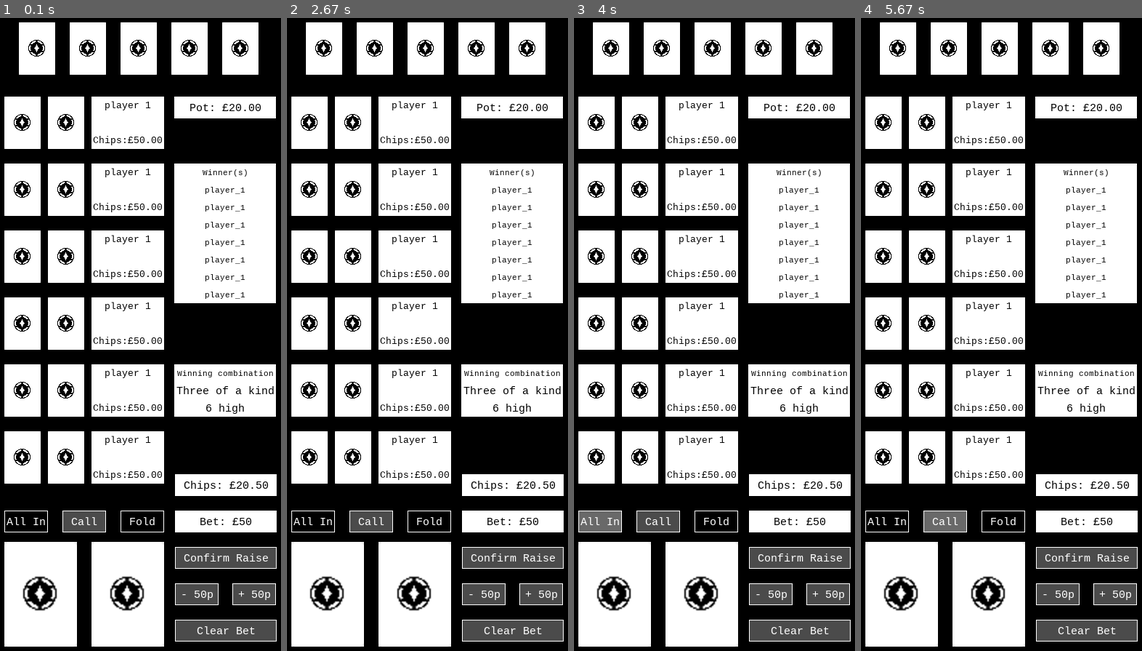
Above: before the commit, frames 1-4 (left to right).
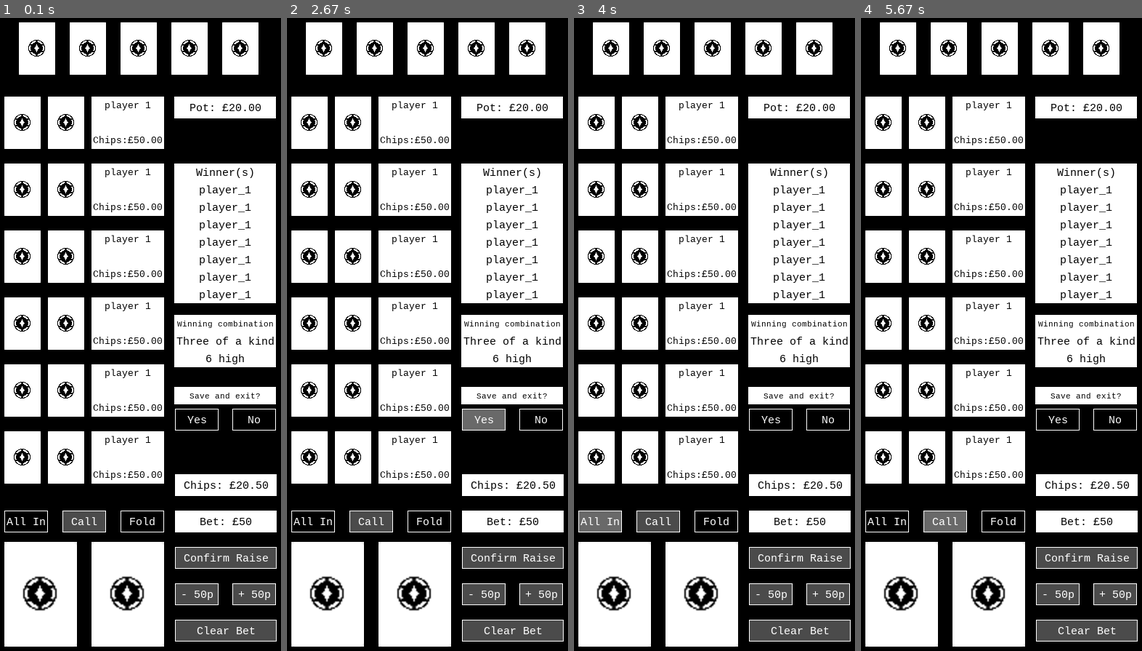
Above: after the commit, the same moments.

Repository: jmsyuen/nea
Game: pygame game, started from pygametest.py
Two runs of this game, one before a commit and one after it. Both use one fixed random seed, a clock stepped at 60 frames per second and the inputs below.
Inputs (mouse positions are in pixels of both pictures, inside the frame that each line leads up to):
- Up to frame 1 (0.1 s): no input
- Up to frame 2 (2.67 s): click (483, 416) at 0.38 s, where only the run after the commit has a clickable "Yes"; click (427, 378) at 0.72 s; click "Clear Bet" at 1.05 s; click (537, 562) at 1.38 s; click (433, 112) at 1.72 s; click (483, 416) at 2.55 s, where only the run after the commit has a clickable "Yes"
- Up to frame 3 (4 s): click (672, 201) at 2.88 s; click "All In" at 3.72 s
- Up to frame 4 (5.67 s): click (1063, 220) at 4.05 s; click "Fold" at 4.88 s; click (914, 296) at 5.22 s; click (956, 524) at 5.55 s

The runs differ from the first frame. In frame 1, 5.7% of the frame differs, in the area x 62-99%, y 23-66%; in frame 2, 6.0%; in frame 3, 5.7%; in frame 4, 5.7%.

Commit message:
re organised winning layout slightly added save and exit dialogue and buttons

Diff:
--- a/pygametest.py
+++ b/pygametest.py
@@ -167,14 +167,18 @@
       draw_button("Confirm Raise", DARK_GREY, 15 + BIG_CARD_WIDTH*2 , HEIGHT - 155, 140, 30, blank)
 
     def show_winners():
-      draw_text_box("Winning combination", WHITE, 11, WIDTH - 160, 490, 140, 24)
-      draw_text_box("Three of a kind", WHITE, 15, WIDTH - 160, 514, 140, 24)#
-      draw_text_box("6 high", WHITE, 15, WIDTH - 160, 538, 140, 24)#
+      draw_text_box("Winning combination", WHITE, 11, WIDTH - 160, 422, 140, 24)
+      draw_text_box("Three of a kind", WHITE, 15, WIDTH - 160, 446, 140, 24)#
+      draw_text_box("6 high", WHITE, 15, WIDTH - 160, 470, 140, 24)#
 
-      draw_text_box("Winner(s)", WHITE, 11, WIDTH - 160, 214, 140, 24)
+      draw_text_box("Winner(s)", WHITE, 15, WIDTH - 160, 214, 140, 24)
       for i in range(7):
-        draw_text_box("player_1", WHITE, 11, WIDTH - 160, 238 + i * 24, 140, 24)
+        draw_text_box("player_1", WHITE, 15, WIDTH - 160, 238 + i * 24, 140, 24)
 
+      #continue to next round or save
+      draw_text_box("Save and exit?", WHITE, 11, WIDTH - 160, HEIGHT - 375, 140, 24)
+      draw_button("Yes", BLACK, 15 + BIG_CARD_WIDTH*2 , HEIGHT - 345, 60, 30, blank)
+      draw_button("No", BLACK, WIDTH - 80, HEIGHT - 345, 60, 30, blank)
 
     fold_all_in()
     show_winners()
